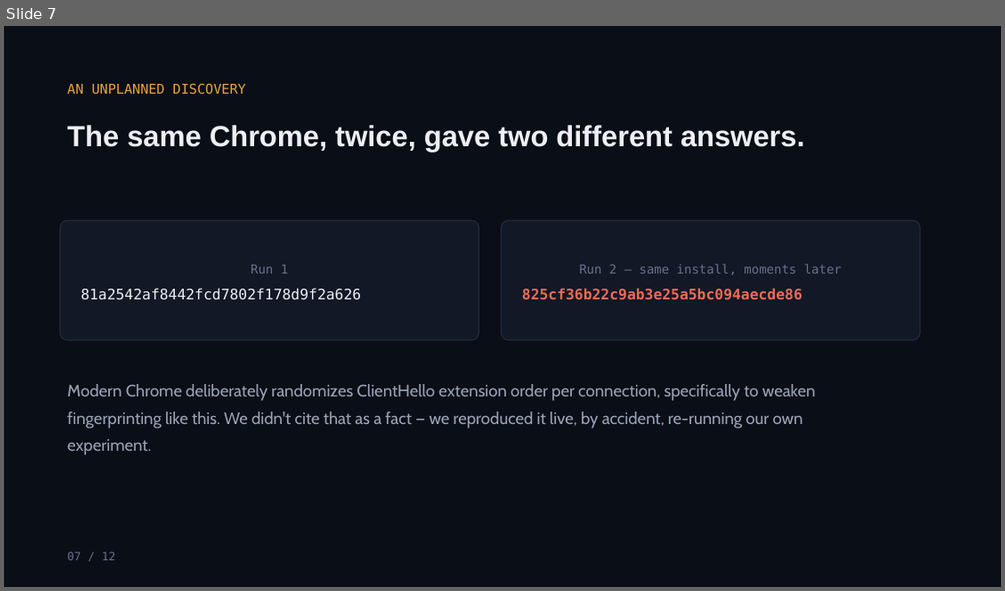
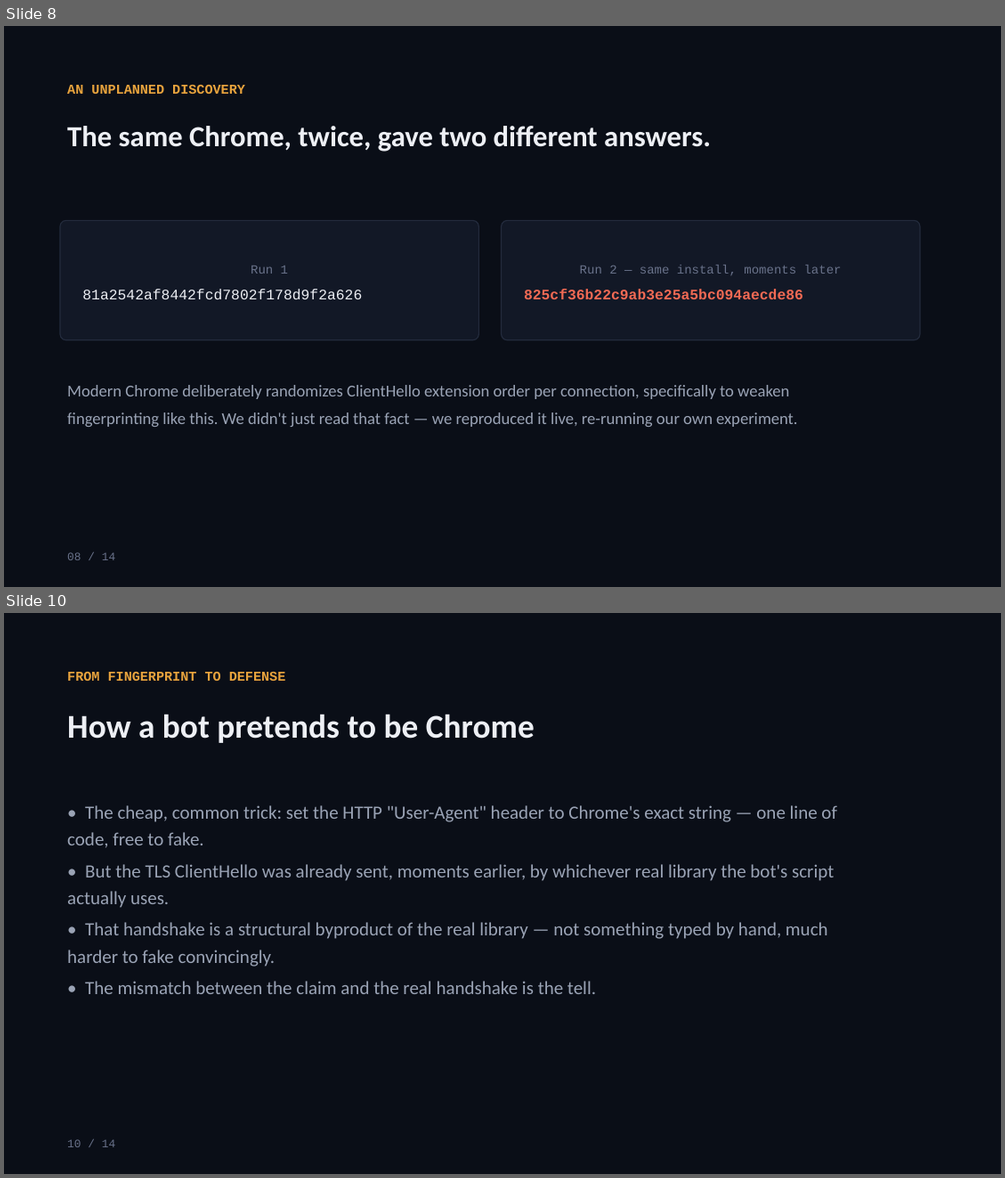
Before and after one commit to YashG1836/TLS_fingerprint_CN, a slide deck: TLS_Fingerprinting_Presentation.pptx. Shown one above the other, each under a label of ours: slide 7 before the commit, slides 8 and 10 after it; the slides between them are not shown. The pictures are 1005x591 and 1005x1178 pixels, drawn with LibreOffice and Linux fonts; fonts in the diff are those of the drawing. Boxes give left, top, right and bottom in pixels: in the first picture for what was removed or moved away, otherwise in the second. Text is boxed around its words. In the diff, an @@ line names an element or a change of style, - is before the commit and + after.

```diff
--- a/TLS_Fingerprinting_Presentation.pptx
+++ b/TLS_Fingerprinting_Presentation.pptx
@@ slide 10 added at bbox=[4, 613, 1001, 1174], background #FFFFFF @@
@@ rectangle added at bbox=[4, 613, 1001, 1174], fill #0A0E17 @@
@@ text added at bbox=[67, 672, 286, 681], 13 pt, text #E8A33D, bold @@
+FROM FINGERPRINT TO DEFENSE
@@ text added at bbox=[67, 714, 534, 743], 32 pt, text #EDEFF4, bold @@
+How a bot pretends to be Chrome
@@ text added at bbox=[67, 805, 836, 848], 18 pt, text #9AA3B5 @@
+• The cheap, common trick: set the HTTP "User-Agent" header to Chrome's exact string — one line of code, free to fake.
@@ text added at bbox=[67, 864, 833, 908], 18 pt, text #9AA3B5 @@
+• But the TLS ClientHello was already sent, moments earlier, by whichever real library the bot's script actually uses.
@@ text added at bbox=[67, 922, 828, 966], 18 pt, text #9AA3B5 @@
+• That handshake is a structural byproduct of the real library — not something typed by hand, much harder to fake convincingly.
@@ text added at bbox=[85, 981, 596, 994], 18 pt, text #9AA3B5 @@
+• The mismatch between the claim and the real handshake is the tell.
@@ text added at bbox=[67, 1139, 115, 1147], 11 pt, text #69728A @@
+10 / 14
@@ what was slide 7 is now slide 8 @@
@@ slide 8 changed as well @@
@@ text "AN UNPLANNED DISCOVERY" at bbox=[67, 85, 245, 94]: font DejaVu Sans Mono to Courier New, bold on @@
@@ text "The same Chrome, twice, gave ..." at bbox=[67, 126, 711, 151]: font Arial to Calibri @@
@@ rounded rectangle "Run 1" at bbox=[60, 220, 479, 340]: font DejaVu Sans Mono to Courier New; more space between paragraphs; proportions changed @@
@@ rounded rectangle "Run 2 — same install, ..." at bbox=[502, 220, 920, 340]: font DejaVu Sans Mono to Courier New; more space between paragraphs; proportions changed @@
@@ text at bbox=[67, 385, 797, 426]: text changed; font Cabin to Calibri @@
-Modern Chrome deliberately randomizes ClientHello extension order per connection, specifically to weaken fingerprinting like this. We didn't cite that as a fact — we reproduced it live, by accident, re-running our own experiment.
+Modern Chrome deliberately randomizes ClientHello extension order per connection, specifically to weaken fingerprinting like this. We didn't just read that fact — we reproduced it live, re-running our own experiment.
@@ text at bbox=[67, 552, 115, 560]: text changed; font DejaVu Sans Mono to Courier New @@
-07 / 12
+08 / 14
```
Also in this commit, not shown: 6 other slides changed, 6 other slides added, 5 slides removed, 2 other files.
